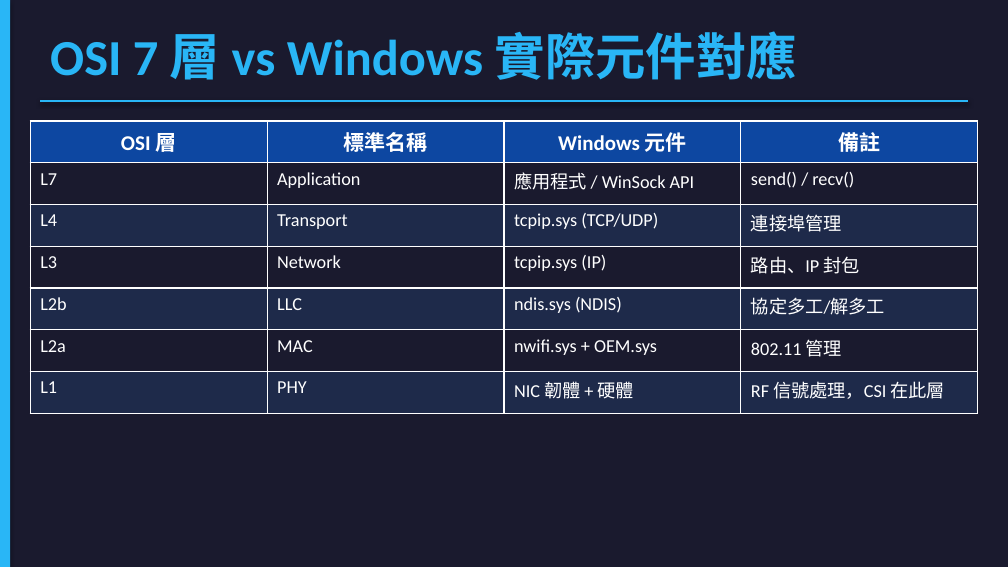
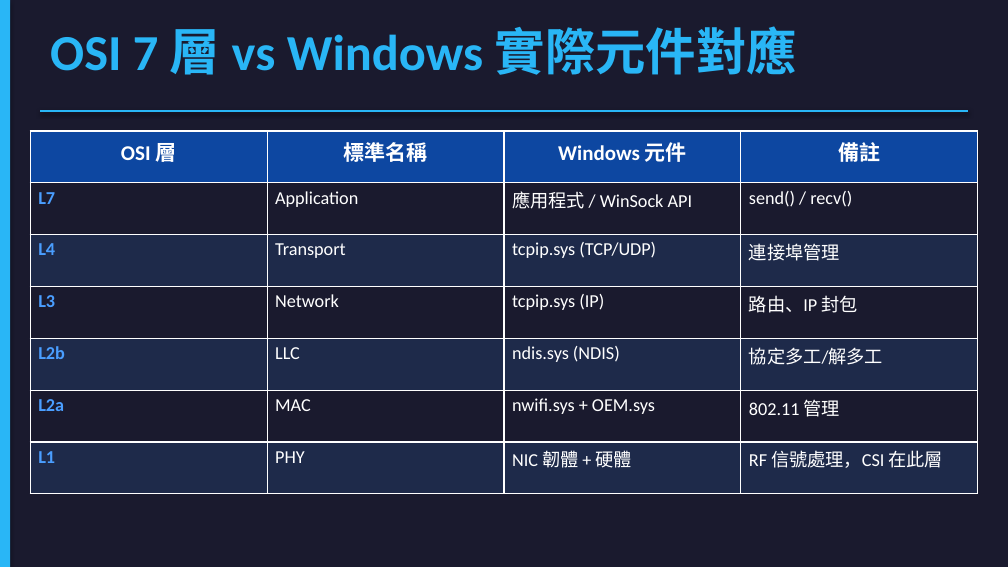
Before and after one commit to jacky92219-cell/network-ppt-project, a slide deck: slide 7 of output/network-card-csi.pptx. Drawn at 1008x567 pixels with LibreOffice and Linux fonts; fonts in the diff are those of the drawing. Boxes give left, top, right and bottom in pixels: in the first picture for what was removed or moved away, otherwise in the second. Text is boxed around its words. In the diff, an @@ line names an element or a change of style, - is before the commit and + after.

```diff
--- a/output/network-card-csi.pptx
+++ b/output/network-card-csi.pptx
@@ text "OSI 7 層 vs Windows ...": place and size @@
-text "OSI 7 層 vs Windows ..." at [50, 31, 797, 80]
+text "OSI 7 層 vs Windows ..." at [50, 26, 797, 75]
@@ line moved from (40, 101) - (968, 101) to (40, 111) - (968, 111) @@
@@ table at [30, 131, 978, 494] @@
@@ text colour #FFFFFF to #4A9EFF, bold on in "L7", "L4", "L3", "L2b" and 2 more places @@
@@ table: place and size @@
-table at [30, 121, 978, 413]
+table at [30, 131, 978, 494]
```
Also in this commit, not shown: 28 other slides changed, 1 other file.
